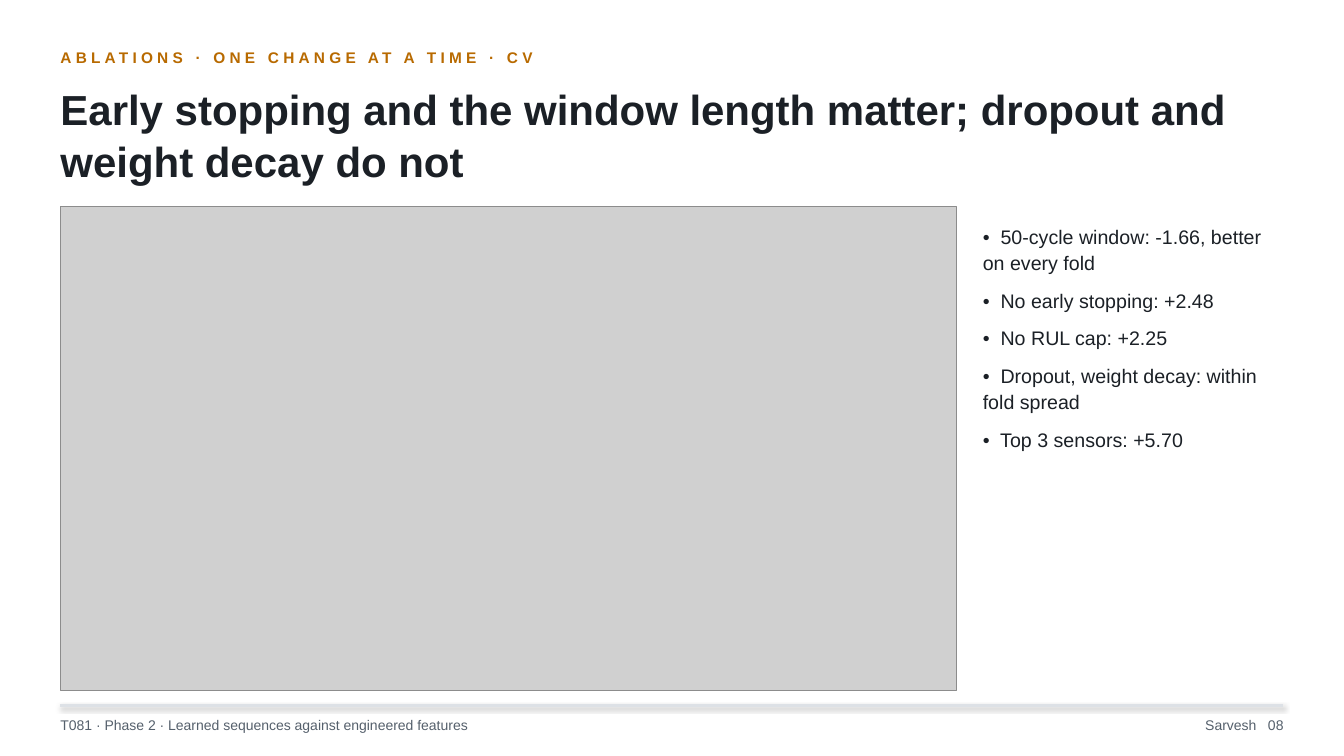
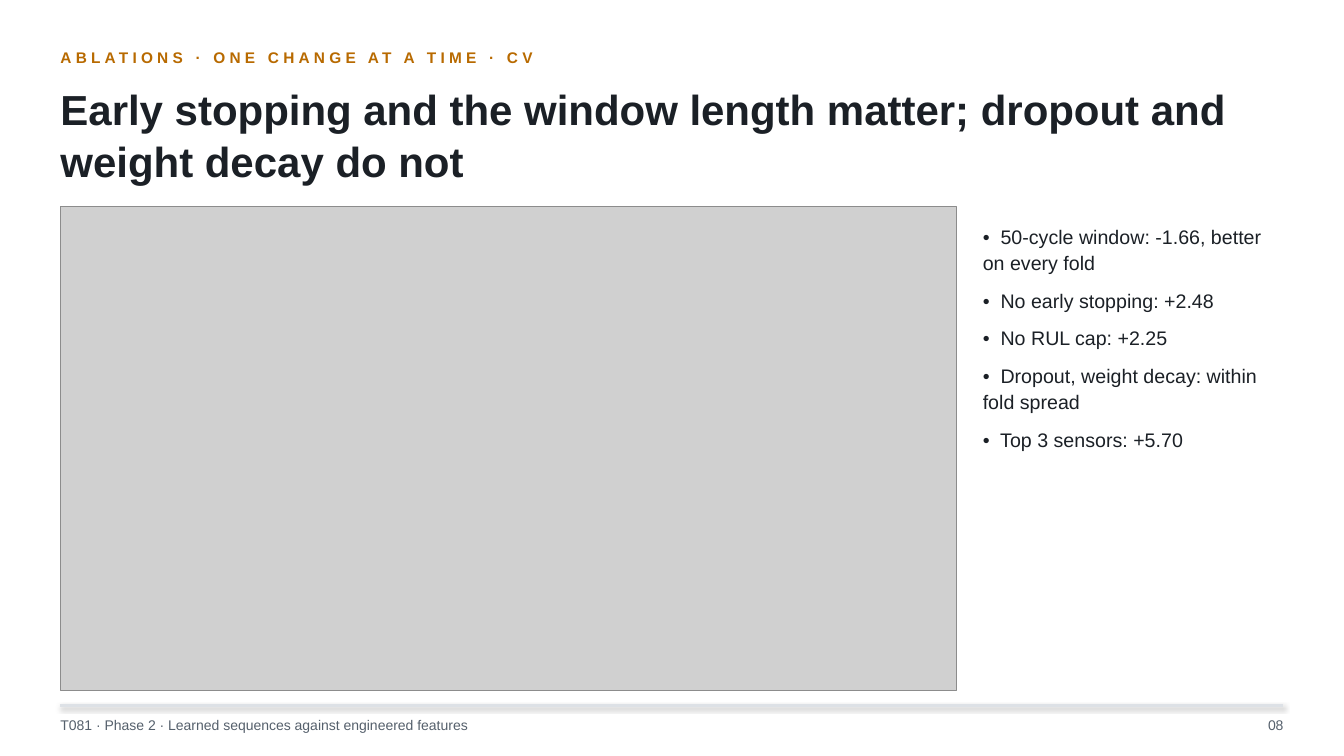
Before and after one commit to sarveshcore/t081-rul-prediction, a slide deck: slide 8 of slides/phase2_slides.pptx. Drawn at 1344x756 pixels with LibreOffice and Linux fonts; fonts in the diff are those of the drawing; grey boxes stand for pictures. Boxes give left, top, right and bottom in pixels: in the first picture for what was removed or moved away, otherwise in the second. Text is boxed around its words. In the diff, an @@ line names an element or a change of style, - is before the commit and + after.

```diff
--- a/slides/phase2_slides.pptx
+++ b/slides/phase2_slides.pptx
@@ text at <box>1268,720,1284,730</box>: text changed @@
-Sarvesh 08
+08
```
Also in this commit, not shown: 10 other slides changed, 3 other files.
